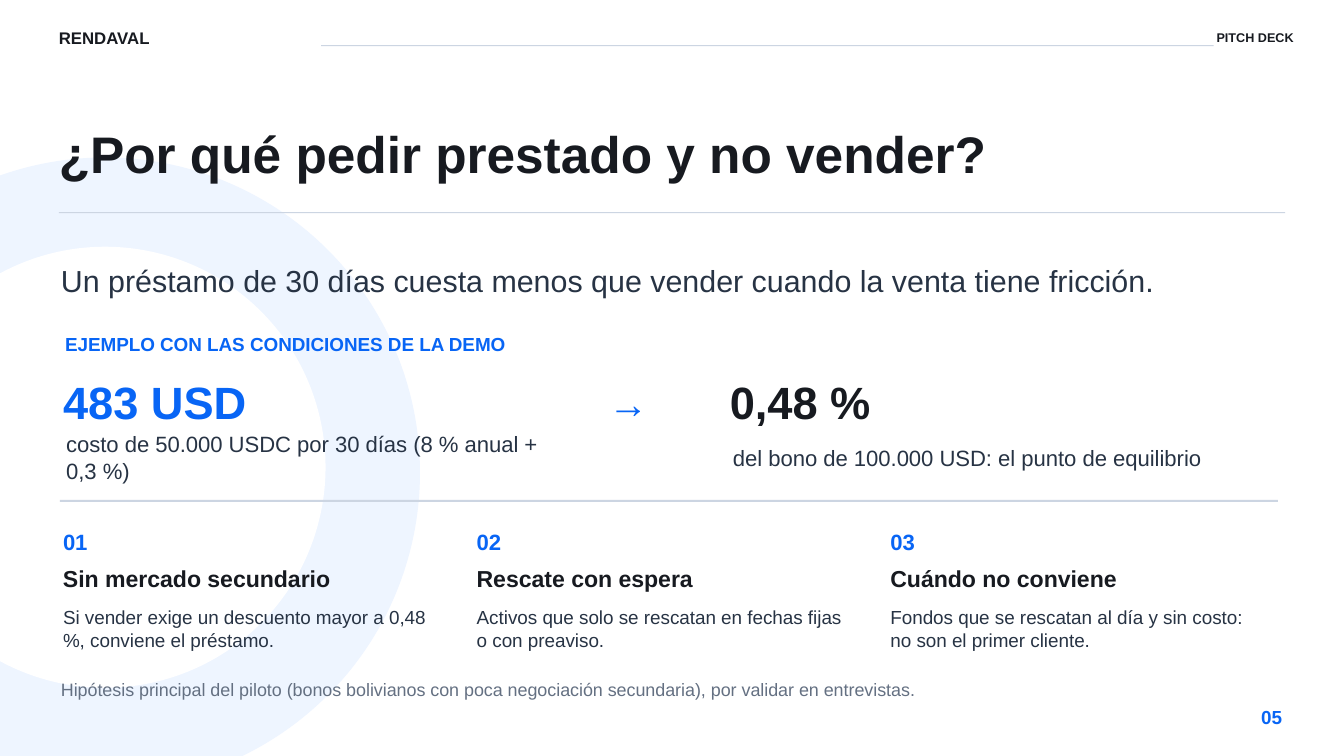
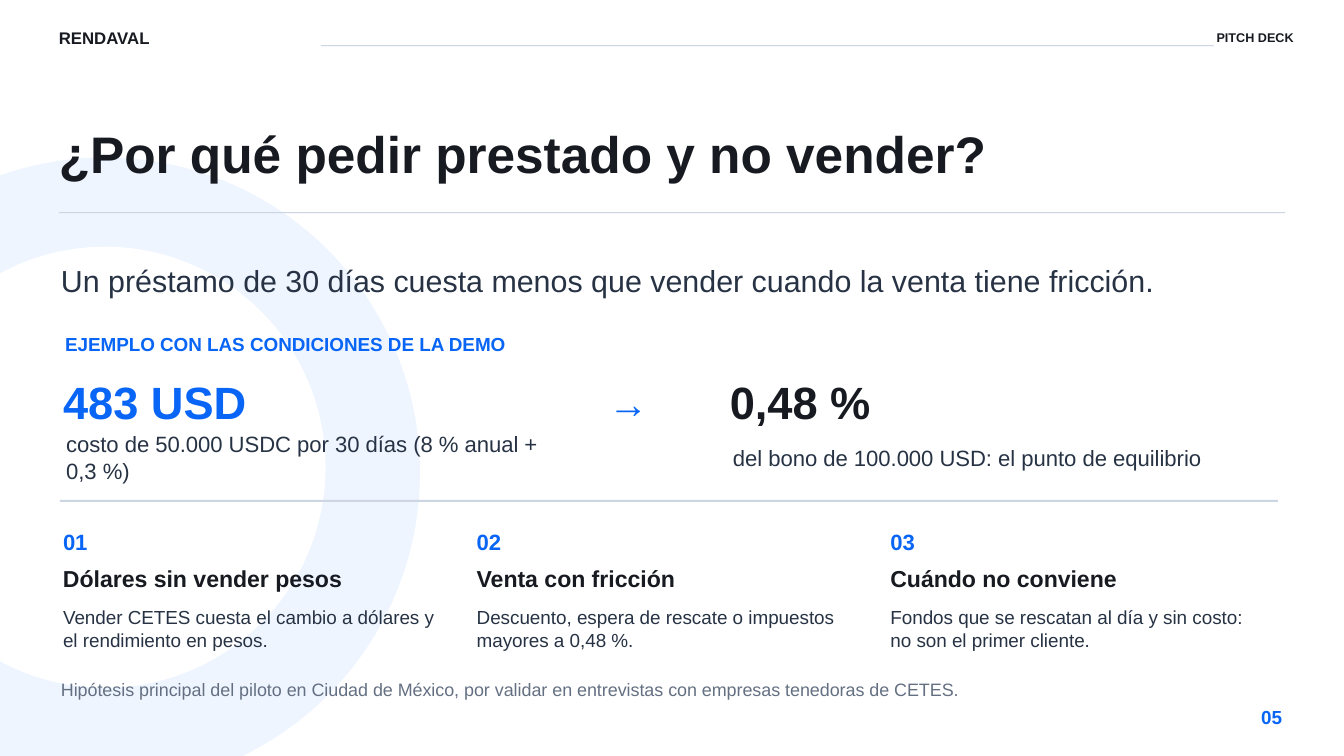
Before and after one commit to JJJRLP/RENDAVAL, a slide deck: slide 5 of docs/pitch/Rendaval-pitch-v3.pptx. Drawn at 1344x756 pixels with LibreOffice and Linux fonts; fonts in the diff are those of the drawing. Boxes give left, top, right and bottom in pixels: in the first picture for what was removed or moved away, otherwise in the second. Text is boxed around its words. In the diff, an @@ line names an element or a change of style, - is before the commit and + after.

```diff
--- a/docs/pitch/Rendaval-pitch-v3.pptx
+++ b/docs/pitch/Rendaval-pitch-v3.pptx
@@ text at box(63, 570, 342, 592): text changed @@
-Sin mercado secundario
+Dólares sin vender pesos
@@ text at box(477, 570, 675, 588): text changed @@
-Rescate con espera
+Venta con fricción
@@ text at box(63, 610, 434, 651): text changed @@
-Si vender exige un descuento mayor a 0,48 %, conviene el préstamo.
+Vender CETES cuesta el cambio a dólares y el rendimiento en pesos.
@@ text at box(477, 610, 834, 651): text changed @@
-Activos que solo se rescatan en fechas fijas o con preaviso.
+Descuento, espera de rescate o impuestos mayores a 0,48 %.
@@ text at box(61, 683, 958, 700): text changed @@
-Hipótesis principal del piloto (bonos bolivianos con poca negociación secundaria), por validar en entrevistas.
+Hipótesis principal del piloto en Ciudad de México, por validar en entrevistas con empresas tenedoras de CETES.
```
Also in this commit, not shown: 4 other slides changed, 1 slide removed, 13 other files.
